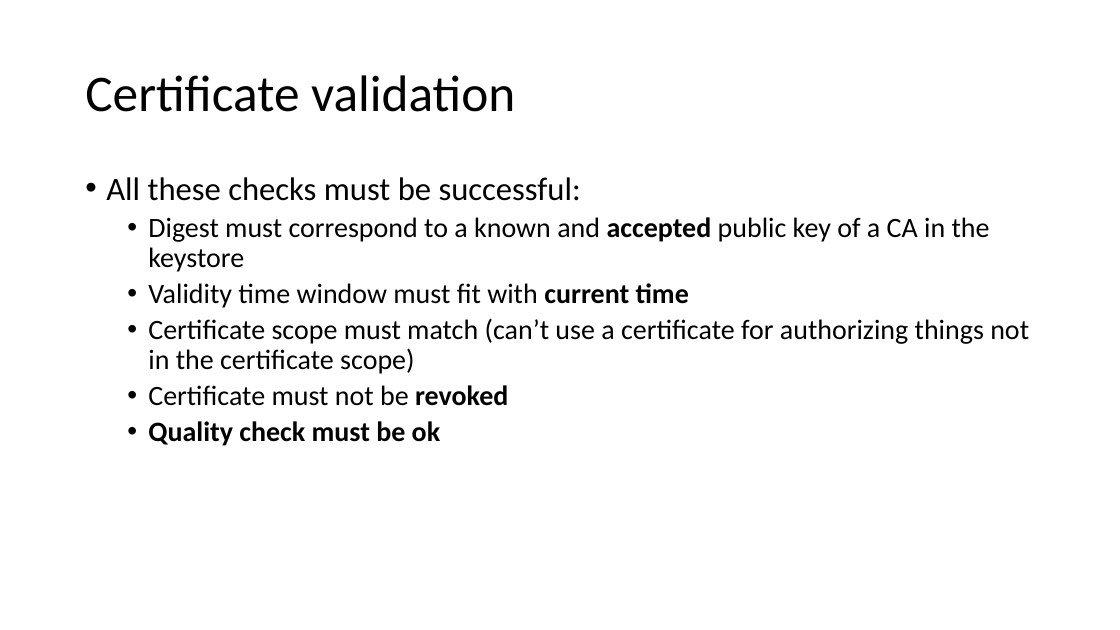
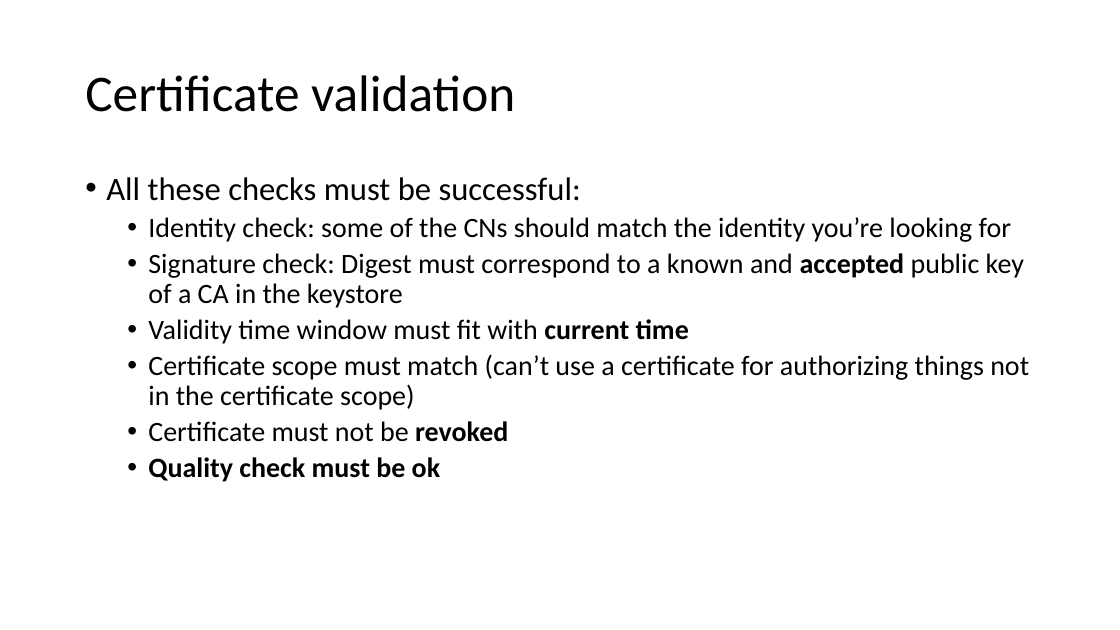
Before and after one commit to DeMaCS-UNICAL/NetworkSecurity, a slide deck: slide 21 of slides/04-PKI-and-Key-distribution-2020.pptx. Drawn at 1120x630 pixels with LibreOffice and Linux fonts; fonts in the diff are those of the drawing. Boxes give left, top, right and bottom in pixels: in the first picture for what was removed or moved away, otherwise in the second. Text is boxed around its words. In the diff, an @@ line names an element or a change of style, - is before the commit and + after.

```diff
--- a/slides/04-PKI-and-Key-distribution-2020.pptx
+++ b/slides/04-PKI-and-Key-distribution-2020.pptx
@@ text at (148, 217, 1024, 308): text changed @@
-  • Digest must correspond to a known and accepted public key of a CA in the keystore
+  • Identity check: some of the CNs should match the identity you’re looking for
+  • Signature check: Digest must correspond to a known and accepted public key of a CA in the keystore
```
Also in this commit, not shown: 7 other slides changed.
